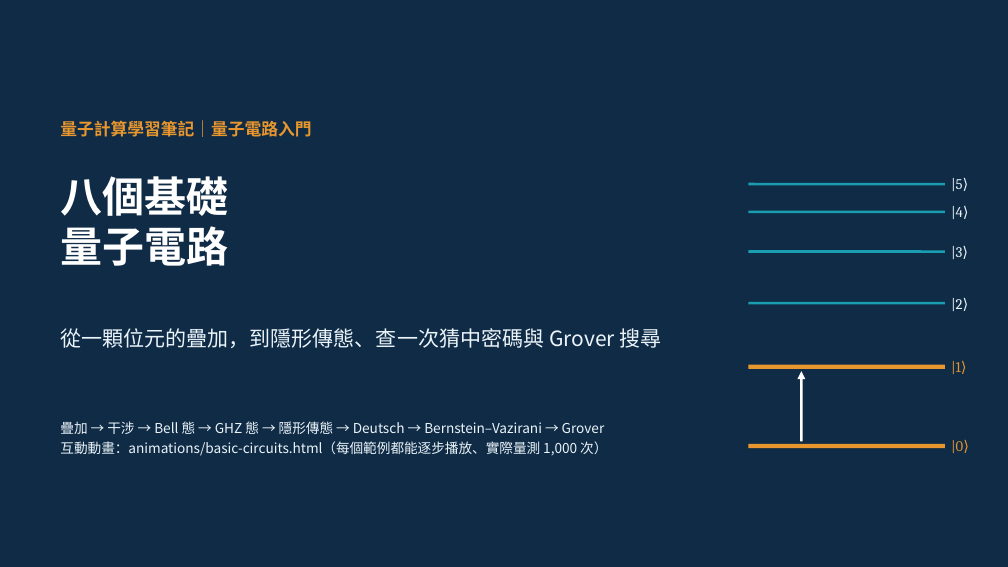
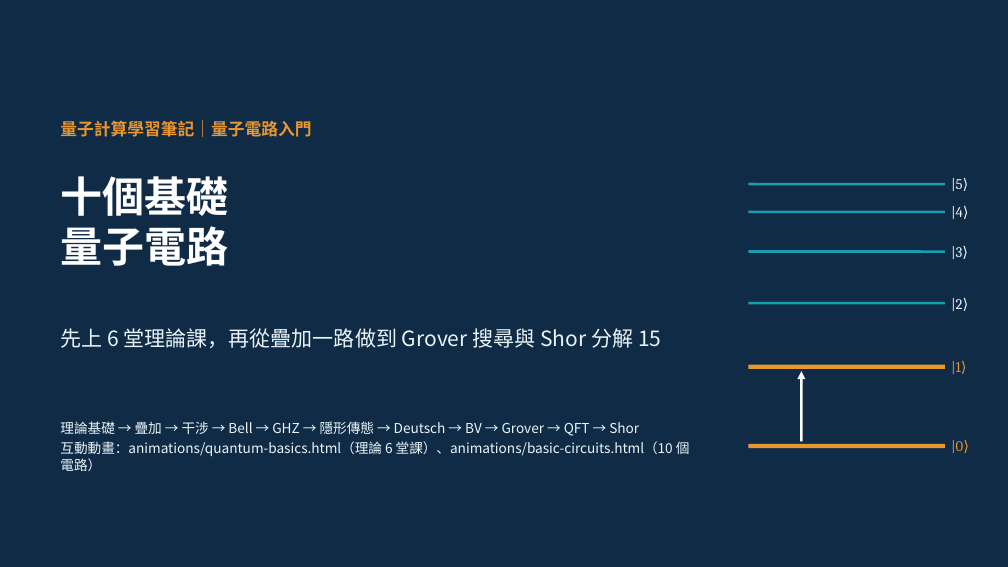
Before and after one commit to pcpcchen-coder/QuantumComputing, a slide deck: slide 1 of slides/output/basic-circuits.pptx. Drawn at 1008x567 pixels with LibreOffice and Linux fonts; fonts in the diff are those of the drawing. Boxes give left, top, right and bottom in pixels: in the first picture for what was removed or moved away, otherwise in the second. Text is boxed around its words. In the diff, an @@ line names an element or a change of style, - is before the commit and + after.

```diff
--- a/slides/output/basic-circuits.pptx
+++ b/slides/output/basic-circuits.pptx
@@ title at bbox=[60, 176, 228, 216]: text changed @@
-八個基礎
+十個基礎
@@ text at bbox=[60, 328, 661, 348]: text changed @@
-從一顆位元的疊加，到隱形傳態、查一次猜中密碼與 Grover 搜尋
+先上 6 堂理論課，再從疊加一路做到 Grover 搜尋與 Shor 分解 15
@@ text at bbox=[60, 421, 690, 471]: text changed @@
-疊加 → 干涉 → Bell 態 → GHZ 態 → 隱形傳態 → Deutsch → Bernstein–Vazirani → Grover
-互動動畫：animations/basic-circuits.html（每個範例都能逐步播放、實際量測 1,000 次）
+理論基礎 → 疊加 → 干涉 → Bell → GHZ → 隱形傳態 → Deutsch → BV → Grover → QFT → Shor
+互動動畫：animations/quantum-basics.html（理論 6 堂課）、animations/basic-circuits.html（10 個電路）
```
Also in this commit, not shown: 31 other slides changed, 16 slides added, 21 other files.
